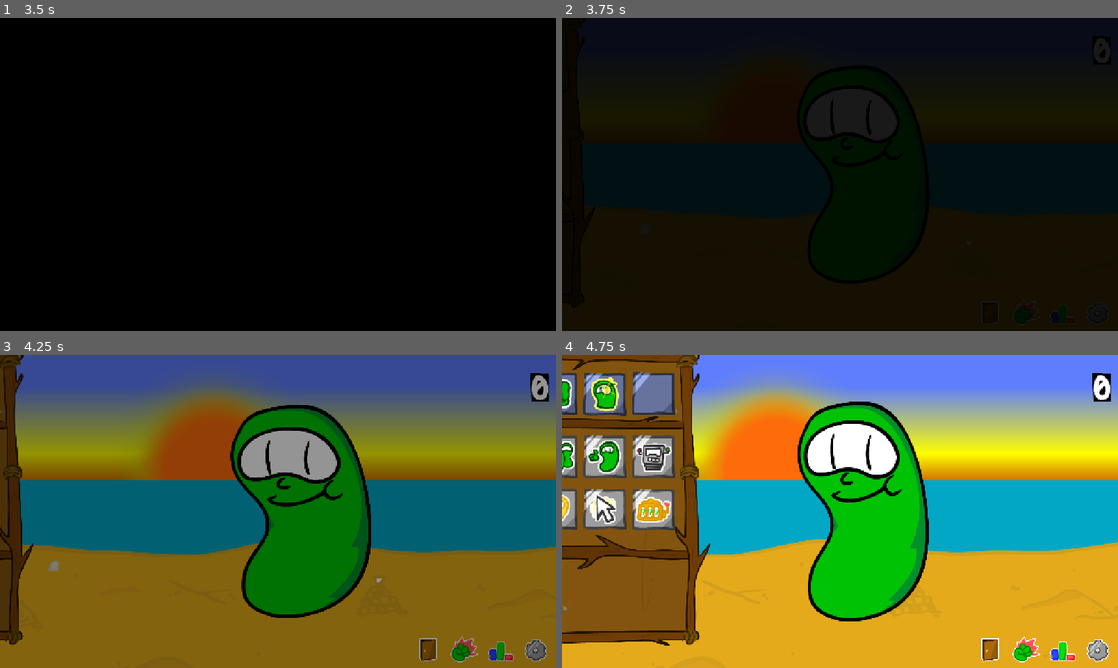
Above: before the commit, frames 1-4 (two rows, left to right).
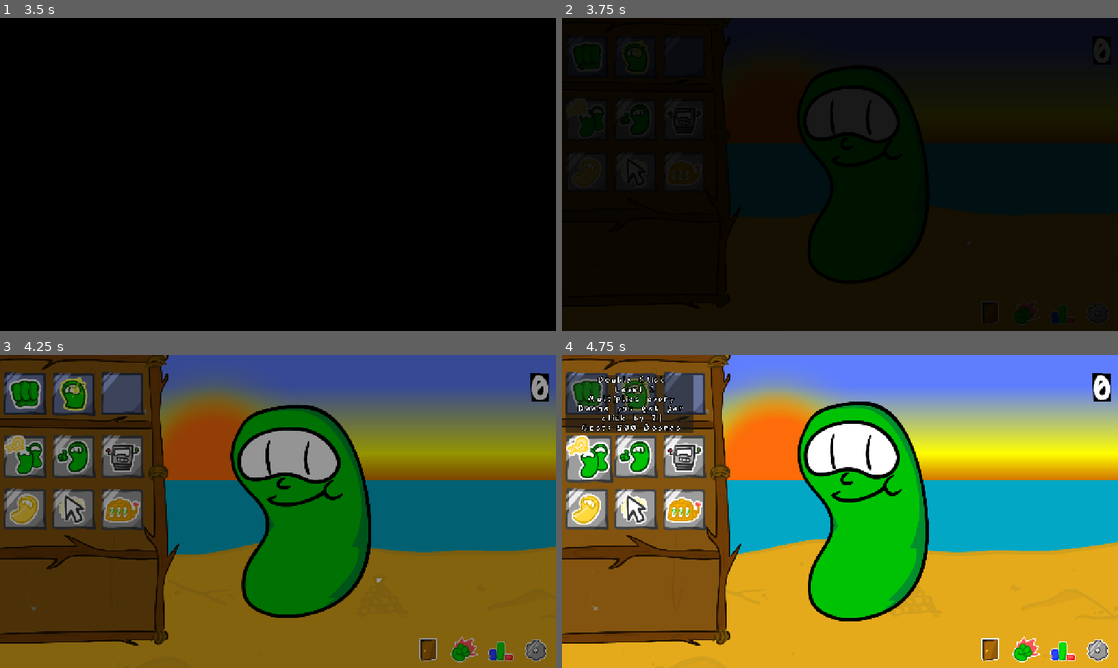
Above: after the commit, the same moments.

Repository: jerpherp/Beene-Clicker
Game: Godot game, scene res://intro.tscn
Same seed, same stepped clock (60 frames per second), same inputs: the game is played once before the commit and once after it.
Inputs (mouse positions are in pixels of both pictures, inside the frame that each line leads up to):
- Up to frame 1 (3.5 s): tap Enter at 0.5 s; move the mouse to (400, 158) at 0.52 s; hold D 0.53-1.28 s; tap R at 0.6 s; click (400, 158) at 0.67 s; tap Space at 0.77, 1.52, 2.75, 3.02 s; move the mouse to (166, 190) at 1.27 s; hold S 1.28-2.03 s; tap K at 1.35 s; click (166, 190) at 1.42 s; move the mouse to (333, 105) at 2.02 s; hold D from 2.03 s (still down); tap 1 at 2.1 s; click (333, 105) at 2.17 s; move the mouse to (250, 237) at 2.77 s; tap 2 at 2.85 s; click (250, 237) at 2.92 s
- Up to frame 2 (3.75 s): tap Enter at 3.5, 3.6 s; move the mouse to (1006, 221) at 3.52 s; release D at 3.53 s; hold A from 3.53 s (still down); click (1006, 221) at 3.67 s
- Up to frame 3 (4.25 s): keep holding A; tap Space at 3.77 s
- Up to frame 4 (4.75 s): release A at 4.25 s; click (589, 455) at 4.27 s

Frame 1 is identical in both runs. In frame 2, 0.6% of the frame differs, in the area x 1-26%, y 7-55%; in frame 3, 26%, in the area x 0-33%, y 0-93%; in frame 4, 17%.

Commit message:
MORE BUG FIXES

Diff:
--- a/Global.gd
+++ b/Global.gd
@@ -10,8 +10,8 @@
 const SAVE_PATH := "user://savegame.save"
 
 # --- Primary Game Stats ---
-var click_count: int = 0
-var click_multiplier: int = 1
+var click_count: float = 0.0
+var click_multiplier: float = 1.0
 
 var screen_size_index: int = 0
 
@@ -35,7 +35,7 @@
 var has_click_frenzy: bool = false
 var has_jackpot: bool = false
 
-var total_beenes: int = 0
+var total_beenes: float = 0.0
 var total_clicks: int = 0
 var fights_fought: int = 0
 var fights_won: int = 0
@@ -59,7 +59,7 @@
 }
 
 # --- Offline / Beene Bot Systems ---
-var beene_bot_rate: int = 10      # Beenes earned per second while game is closed
+var beene_bot_rate: int = 10      # Beenes earned per minute while game is closed
 var last_exit_time: int = 0      # Unix timestamp recorded when exiting
 
 # --- Items & Equipment ---
@@ -76,7 +76,7 @@
 var new_attacks: Array = []
 
 var attack_data: Dictionary = {
-	"attack1": {"name": "Beene Bash", "desc": "A simple strike. Basic, but gets the job done", "source": "base", "damage": 9999, "cooldown": false},
+	"attack1": {"name": "Beene Bash", "desc": "A simple strike. Basic, but gets the job done", "source": "base", "damage": 4, "cooldown": false},
 	"attack2": {"name": "Beene Rage", "desc": "Hits hard but slow. Cools down after one use.", "source": "base", "damage": 8, "cooldown": true},
 	"boss1_attack1": {"name": "Seed Shrapnel", "desc": "Throws sharp seeds that do a good amount of damage.", "source": "boss1", "damage": 8, "cooldown": false},
 	"boss1_attack2": {"name": "Newton's Downfall", "desc": "A high-gravity slam that does crushing damage to your opponent. Cools down after one use.", "source": "boss1", "damage": 15, "cooldown": true},
@@ -89,7 +89,7 @@
 }
 
 # --- Boss & Combat Systems ---
-const BOSS_UNLOCK_THRESHOLDS: Array = [10, 1000, 5000, 10000, 15000]
+var BOSS_UNLOCK_THRESHOLDS: Array = [randi_range(500, 1000), randi_range(5000, 7500), randi_range(50000, 75000), randi_range(250000, 400000)]
 
 var current_boss: int = 1
 var boss1_unlocked: bool = false
@@ -139,12 +139,12 @@
 		"scene": "res://fight.tscn",
 		"image": "res://bosses/boss2.png",
 		"config": {
-			"enemy_health": 300,
+			"enemy_health": 320,
 			"base_damage": randf_range(16, 30),
-			"qte_speed": 1.2,
+			"qte_speed": 2.1,
 			"qte_count_min": 2,
 			"qte_count_max": 4,
-			"qte_time_limit": 1.5,
+			"qte_time_limit": 1.8,
 			"dodge_sound": "res://SFX/scubaAttack.mp3",
 		}
 	},
@@ -154,7 +154,7 @@
 		"scene": "res://fight.tscn",
 		"image": "res://bosses/boss3.png",
 		"config": {
-			"enemy_health": 650,
+			"enemy_health": 700,
 			"base_damage": randf_range(32, 45),
 			"qte_speed": 1.8,
 			"qte_count_min": 2,
@@ -169,7 +169,7 @@
 		"scene": "res://fight.tscn",
 		"image": "res://bosses/boss4.png",
 		"config": {
-			"enemy_health": 900,
+			"enemy_health": 1200,
 			"base_damage": randf_range(50, 68),
 			"qte_speed": 2.2,
 			"qte_count_min": 3,
@@ -189,6 +189,7 @@
 	_calculate_offline_gains()
 	# apply any scaling from upgrades (jackpot chance/multiplier, beene bot rate)
 	update_upgrade_effects()
+	save_data()
 
 
 func _notification(what):
@@ -227,6 +228,7 @@
 # --- Unified Save / Load Logic ---
 func save_data():
 	last_exit_time = int(Time.get_unix_time_from_system())
+	current_background = 1 if current_boss >= 3 else 0
 
 	var save_file = FileAccess.open(SAVE_PATH, FileAccess.WRITE)
 	if save_file:
@@ -240,6 +242,7 @@
 			"helper_beene_count": helper_beene_count,
 			"boss1_unlocked": boss1_unlocked,
 			"current_boss": current_boss,
+			"current_background": current_background,
 			"upgrade_levels": upgrade_levels,
 			"bosses_unlocked": bosses_unlocked,
 			"bosses_beaten": bosses_beaten,
@@ -282,13 +285,14 @@
 			helper_beene_count = data.get("helper_beene_count", 0)
 			boss1_unlocked = data.get("boss1_unlocked", false)
 			current_boss = data.get("current_boss", 1)
+			current_background = data.get("current_background", 1 if current_boss >= 3 else 0)
 			upgrade_levels = data.get("upgrade_levels", {"x2": 1, "beeneHelper1": 1, "auto1": 1})
 			bosses_unlocked = data.get("bosses_unlocked", [true, false, false, false, false])
 			bosses_beaten = data.get("bosses_beaten", [false, false, false, false, false])
 
-			# Sanitize loaded unlocks: ensure no boss is unlocked unless the previous one was beaten
-			for i in range(bosses_unlocked.size()):
-				if bosses_unlocked[i] and i > 0 and not bosses_beaten[i - 1]:
+			# Sanitize loaded unlocks: bosses require their click threshold, not a victory.
+			for i in range(min(bosses_unlocked.size(), BOSS_UNLOCK_THRESHOLDS.size())):
+				if bosses_unlocked[i] and click_count < BOSS_UNLOCK_THRESHOLDS[i] and not bosses_beaten[i]:
 					bosses_unlocked[i] = false
 			owned_items = data.get("owned_items", {"beene_armor": false, "bronze_armor": false, "gold_armor": false, "health_potion": 0, "strength_1": false})
 			has_auto_collect = data.get("has_auto_collect", false)
@@ -307,10 +311,6 @@
 		# recompute derived values from upgrade levels
 		update_upgrade_effects()
 
-		# force the initial background to beach (overwrite any saved value)
-		current_background = 0
-		save_data()
-
 func refresh_boss_unlocks() -> void:
 	if bosses_unlocked.size() != BOSS_UNLOCK_THRESHOLDS.size():
 		bosses_unlocked = []
@@ -318,14 +318,13 @@
 			bosses_unlocked.append(false)
 
 	# Only mark bosses as unlocked once. Do not revert unlocks if click_count drops below threshold.
-	# Additionally, require the previous boss to have been beaten before unlocking the next boss.
 	for i in range(BOSS_UNLOCK_THRESHOLDS.size()):
-		if not bosses_unlocked[i] and click_count >= BOSS_UNLOCK_THRESHOLDS[i]:
-			# boss 0 (first boss) has no prerequisite; others require previous beaten
-			if i == 0 or bosses_beaten[i - 1]:
-				bosses_unlocked[i] = true
-
-func add_clicks(amount: int, notify: bool = true) -> Array:
+		if bosses_beaten[i]:
+			bosses_unlocked[i] = true
+		elif not bosses_unlocked[i] and click_count >= BOSS_UNLOCK_THRESHOLDS[i]:
+			bosses_unlocked[i] = true
+
+func add_clicks(amount: float, notify: bool = true) -> Array:
 	# increment clicks and return list of newly unlocked boss indices (0-based)
 	var previously_unlocked = bosses_unlocked.duplicate()
 	var old = click_count
@@ -334,8 +333,8 @@
 	save_data()
 	var newly := []
 	for i in range(BOSS_UNLOCK_THRESHOLDS.size()):
-		# Only consider it newly unlocked if it was not unlocked before and is unlocked now
-		if not previously_unlocked[i] and bosses_unlocked[i]:
+		# Beaten bosses can remain available for refights but must not trigger another battle.
+		if not previously_unlocked[i] and bosses_unlocked[i] and not bosses_beaten[i]:
 			newly.append(i)
 	# Only update last_unlocked_bosses when notifications are allowed
 	if notify:
@@ -348,8 +347,9 @@
 		var seconds_away = current_time - last_exit_time
 
 		if seconds_away > 0:
-			var offline_earned = seconds_away * beene_bot_rate
+			var offline_earned = seconds_away * beene_bot_rate / 60.0
 			click_count += offline_earned
+			total_beenes += offline_earned
 			refresh_boss_unlocks()
 			# ensure derived upgrade effects remain consistent after offline gains
 			update_upgrade_effects()
@@ -447,7 +447,7 @@
 const JACKPOT_BASE_MULTIPLIER := 100
 const JACKPOT_MULTIPLIER_PER_LEVEL := 50
 
-const BEENEBOT_BASE_RATE_PER_HELPER := 10
+const BEENEBOT_BASE_RATE_PER_HELPER := 10 # Beenes per minute per helper
 const BEENEBOT_RATE_MULTIPLIER_PER_LEVEL := 0.5
 
 func update_upgrade_effects() -> void:
--- a/click_counter.gd
+++ b/click_counter.gd
@@ -15,7 +15,7 @@
 		remove_child(child)
 		child.queue_free()
 
-	var digits = str(Global.click_count)
+	var digits = str(int(Global.click_count))
 	for i in digits.length():
 		var sprite = Sprite2D.new()
 		sprite.texture = load("res://numbers/" + digits[i] + ".png")
--- a/combo_sprite.gd
+++ b/combo_sprite.gd
@@ -4,7 +4,7 @@
 @export var fade_out_duration := 0.5  # snappy exit
 @export var appear_threshold := randf_range(5, 10)  # seconds before it shows
 @export var timeout := 1.5  # seconds after last click before fading
-var base_multiplier := 1
+var base_multiplier: float = 1.0
 
 var _timeout_timer : SceneTreeTimer = null
 var _threshold_timer : SceneTreeTimer = null
@@ -34,7 +34,7 @@
 	var tween = create_tween()
 	tween.tween_property(self, "modulate:a", 1.0, fade_in_duration)
 	base_multiplier = Global.click_multiplier
-	Global.click_multiplier = int(base_multiplier * 1.5)
+	Global.click_multiplier = base_multiplier + 1.5
 	_timeout_timer = get_tree().create_timer(timeout)
 	_timeout_timer.timeout.connect(_on_idle)
 
--- a/helper_beene.gd
+++ b/helper_beene.gd
@@ -2,7 +2,7 @@
 
 @export var orbit_radius := 200.0
 @export var orbit_speed := 1.5
-@export var click_interval := 3.0  # seconds between auto clicks
+@export var click_interval := 6.0  # seconds between auto clicks
 
 var angle := 0.0
 var click_timer := 0.0
--- a/main.tscn
+++ b/main.tscn
@@ -879,6 +879,7 @@
 texture_normal = ExtResource("87_swlj1")
 description = "Gathers Beenes automatically while you are away from the game!"
 base_price = 2000
+exponent = 3.0
 
 [node name="golden" parent="CanvasLayer/Panel" unique_id=1776587354 instance=ExtResource("84_23xmf")]
 layout_mode = 0
--- a/panel.gd
+++ b/panel.gd
@@ -10,7 +10,8 @@
 var is_open := false
 
 func _ready():
-	position.x = hidden_x  # start hidden
+	position.x = shown_x
+	is_open = true
 	tab.pressed.connect(_on_tab_pressed)
 
 func toggle():
--- a/store.gd
+++ b/store.gd
@@ -32,7 +32,7 @@
 var current_item : Dictionary = {}
 
 func _ready():
-	beenes_amount.text = str(Global.click_count) + " Beenes"
+	_update_beenes_amount()
 	animation_player.play("fade_out")
 	base_bg = bg.position
 	base_floor = floor_node.position
@@ -114,7 +114,11 @@
 		item["owned"] = true
 		Global.owned_cosmetics.append(item["id"])
 		Global.save_data()
+		_update_beenes_amount()
 		_populate_grid(grid, category)
+
+func _update_beenes_amount():
+	beenes_amount.text = str(int(Global.click_count)) + " Beenes"
 
 func _on_hover(btn):
 	var tween = create_tween()
@@ -153,6 +157,7 @@
 		current_item["owned"] = true
 		Global.owned_cosmetics.append(current_item["id"])
 		Global.save_data()
+		_update_beenes_amount()
 		_show_info(current_item)
 
 func show_item_info(name: String, desc: String, price: int, id: String):
--- a/store.tscn
+++ b/store.tscn
@@ -318,7 +318,7 @@
 script = ExtResource("29_3nhb5")
 item_name = "Health Potion"
 item_desc = "Adds an extra 25 HP on top of what you have!"
-item_price = 5000
+item_price = 6500
 item_id = "health_potion"
 
 [node name="BeeneArmorButton" type="TextureButton" parent="Area2D" unique_id=1931513307]
@@ -348,7 +348,7 @@
 script = ExtResource("29_3nhb5")
 item_name = "Bronze Armor"
 item_desc = "Heavy, large, and strong, this armor gives you 25% protection during battles!"
-item_price = 15000
+item_price = 75000
 item_id = "bronze_armor"
 
 [node name="GoldArmorButton" type="TextureButton" parent="Area2D" unique_id=1546803614]
@@ -363,7 +363,7 @@
 script = ExtResource("29_3nhb5")
 item_name = "Gold Armor"
 item_desc = "Only the best armor for a fightin' Beene. Gives you 50% protection during the toughest of battles."
-item_price = 150000
+item_price = 550000
 item_id = "gold_armor"
 
 [node name="Strengh1Button" type="TextureButton" parent="Area2D" unique_id=559989898]
@@ -378,7 +378,7 @@
 script = ExtResource("29_3nhb5")
 item_name = "Beene Strength I"
 item_desc = "Give your Beene some muscles! Adds an additional 15% damage buff during your attack."
-item_price = 45000
+item_price = 75000
 item_id = "strength_1"
 
 [node name="BackgroundMusic" type="AudioStreamPlayer" parent="." unique_id=1179030425]
--- a/store_item_button.gd
+++ b/store_item_button.gd
@@ -47,5 +47,6 @@
 		Global.owned_items[item_id] = true
 	Global.save_data()
 	_update_state()
+	get_parent().get_parent()._update_beenes_amount()
 	# refresh info panel to show updated state
 	get_parent().get_parent().show_item_info(item_name, item_desc, item_price, item_id)
--- a/whos_turn.gd
+++ b/whos_turn.gd
@@ -591,7 +591,14 @@
 	var boss_index: int = clamp(Global.current_boss - 1, 0, Global.boss_data.size() - 1)
 	var boss_multiplier = pow(9, boss_index)
 
-	if score >= 95:
+	var fight_time: float = Global.fight_stats["fight_time"]
+	if fight_time < 60.0:
+		Global.fight_rank = "S+"
+		Global.fight_beene_reward = int(randi_range(1200, 1800) * boss_multiplier)
+	elif fight_time < 120.0:
+		Global.fight_rank = "S"
+		Global.fight_beene_reward = int(randi_range(1000, 1200) * boss_multiplier)
+	elif score >= 95:
 		Global.fight_rank = "S+"
 		Global.fight_beene_reward = int(randi_range(1200, 1800) * boss_multiplier)
 	elif score >= 80:
@@ -617,32 +624,27 @@
 func _transition_to_main():
 	# mark the current boss as beaten before advancing
 	var beaten_index = Global.current_boss - 1
+	var first_clear: bool = beaten_index >= 0 and beaten_index < Global.bosses_beaten.size() and not Global.bosses_beaten[beaten_index]
 	if beaten_index >= 0 and beaten_index < Global.bosses_beaten.size():
 		Global.bosses_beaten[beaten_index] = true
 
-	if "boss1_attack1" not in Global.unlocked_attacks:
-		Global.unlocked_attacks.append("boss1_attack1")
-		Global.new_attacks.append("boss1_attack1")
-	if "boss1_attack2" not in Global.unlocked_attacks:
-		Global.unlocked_attacks.append("boss1_attack2")
-		Global.new_attacks.append("boss1_attack2")
+	var attack_source = "boss" + str(Global.current_boss)
+	for attack_id in Global.attack_data:
+		if Global.attack_data[attack_id]["source"] == attack_source and attack_id not in Global.unlocked_attacks:
+			Global.unlocked_attacks.append(attack_id)
+			Global.new_attacks.append(attack_id)
 
 	_calculate_rank()
-	Global.current_boss += 1
+	if not first_clear:
+		Global.fight_beene_reward = int(Global.fight_beene_reward * 0.1)
+	else:
+		Global.current_boss += 1
 	Global.fights_won += 1
 	var newly: Array = Global.add_clicks(Global.fight_beene_reward, true)
 	# leaving fight: clear in_fight so main clicker behaves normally
 	Global.in_fight = false
 	Global.save_data()
 
-	var next_boss = Global.current_boss  # current_boss already incremented
-	var unlock_index = Global.current_boss - 1
-	# current_boss is 1-based; unlock_index targets the next boss (0-based)
-	if unlock_index >= 0 and unlock_index < Global.bosses_unlocked.size():
-		Global.bosses_unlocked[unlock_index] = true
-	# Only advance to background index 1 after the player has beaten boss 2
-	if Global.current_boss >= 3:
-		Global.current_background = 1
 	Global.save_data()
 
 	await get_tree().create_timer(1.0).timeout
